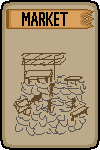
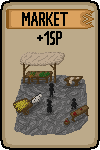
Two versions of the same layered image (100×150). Layer-by-layer changes:
added layer "points" above "drawing" over [37, 31, 62, 45]
painted on "drawing" over [13, 52, 89, 135]
